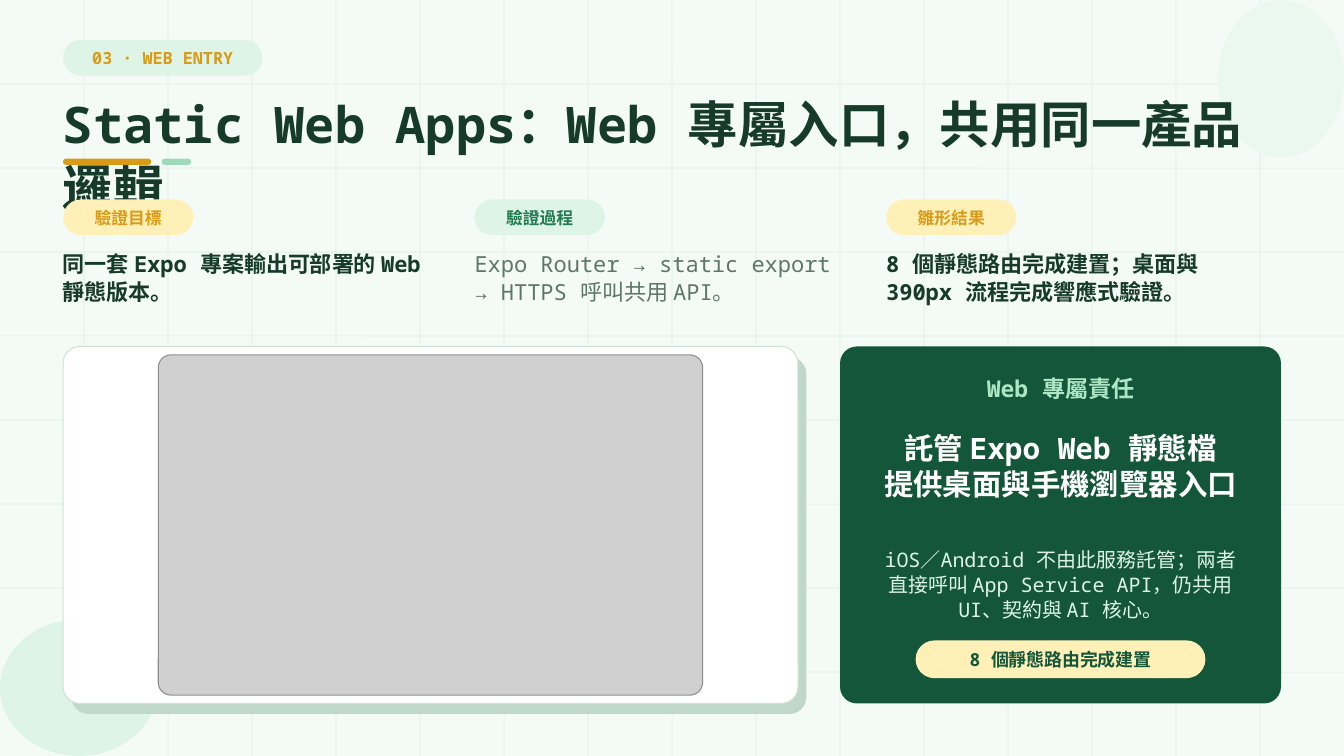
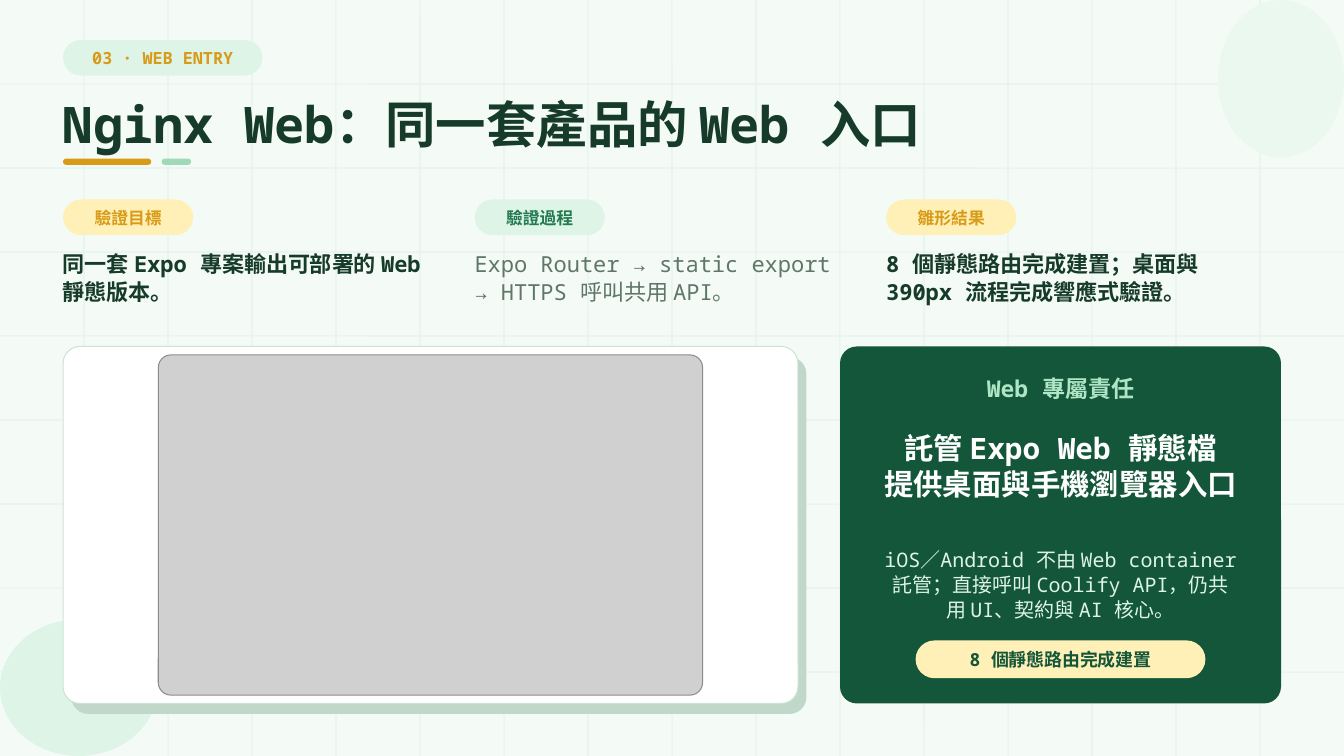
Before and after one commit to Sutdents-Project-Hub/AirMe, a slide deck: slide 6 of outputs/AirMe_核心雲端服務概念驗證.pptx. Drawn at 1344x756 pixels with LibreOffice and Linux fonts; fonts in the diff are those of the drawing; grey boxes stand for pictures. Boxes give left, top, right and bottom in pixels: in the first picture for what was removed or moved away, otherwise in the second. Text is boxed around its words. In the diff, an @@ line names an element or a change of style, - is before the commit and + after.

Commit message:
chore(competition): 完成 Coolify 展示交付與驗證

```diff
--- a/outputs/AirMe_核心雲端服務概念驗證.pptx
+++ b/outputs/AirMe_核心雲端服務概念驗證.pptx
@@ text at (x1=63, y1=99, x2=921, y2=156): text changed @@
-Static Web Apps：Web 專屬入口，共用同一產品邏輯
+Nginx Web：同一套產品的 Web 入口
@@ text at (x1=884, y1=550, x2=1237, y2=619): text changed @@
-iOS／Android 不由此服務託管；兩者直接呼叫 App Service API，仍共用 UI、契約與 AI 核心。
+iOS／Android 不由 Web container 託管；直接呼叫 Coolify API，仍共用 UI、契約與 AI 核心。
```
Also in this commit, not shown: 8 other slides changed, 19 other files.
